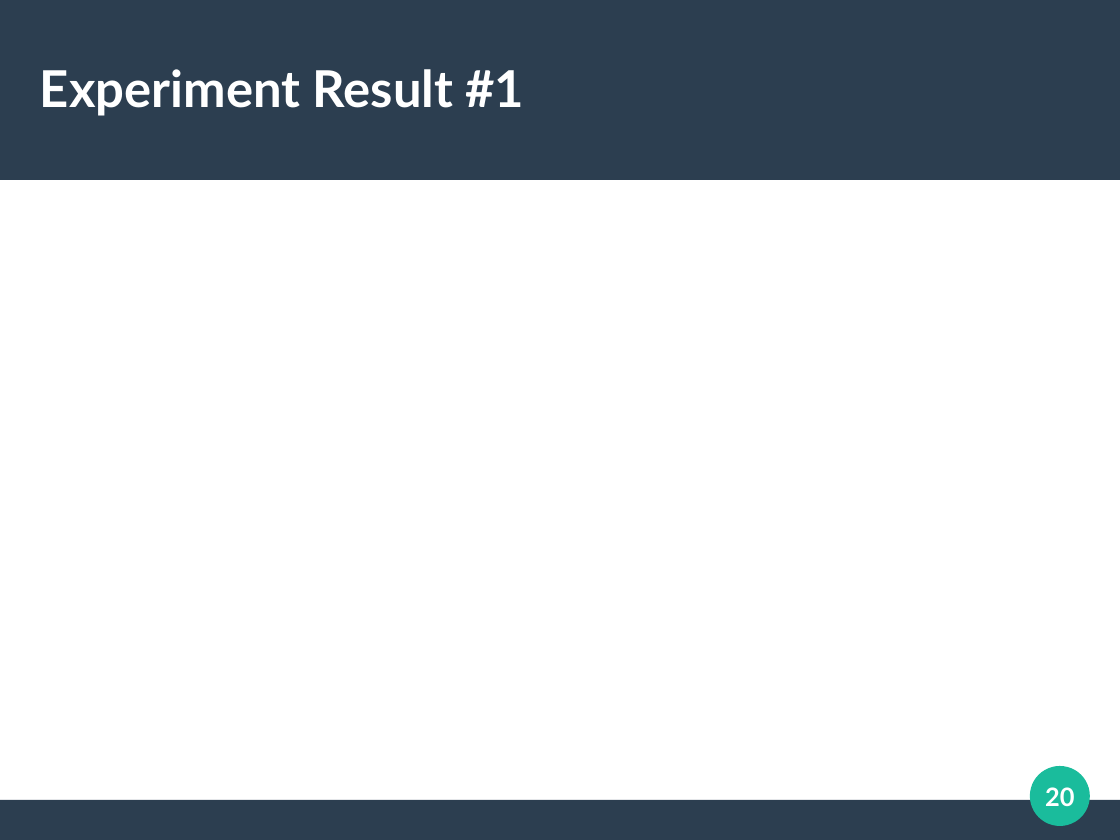
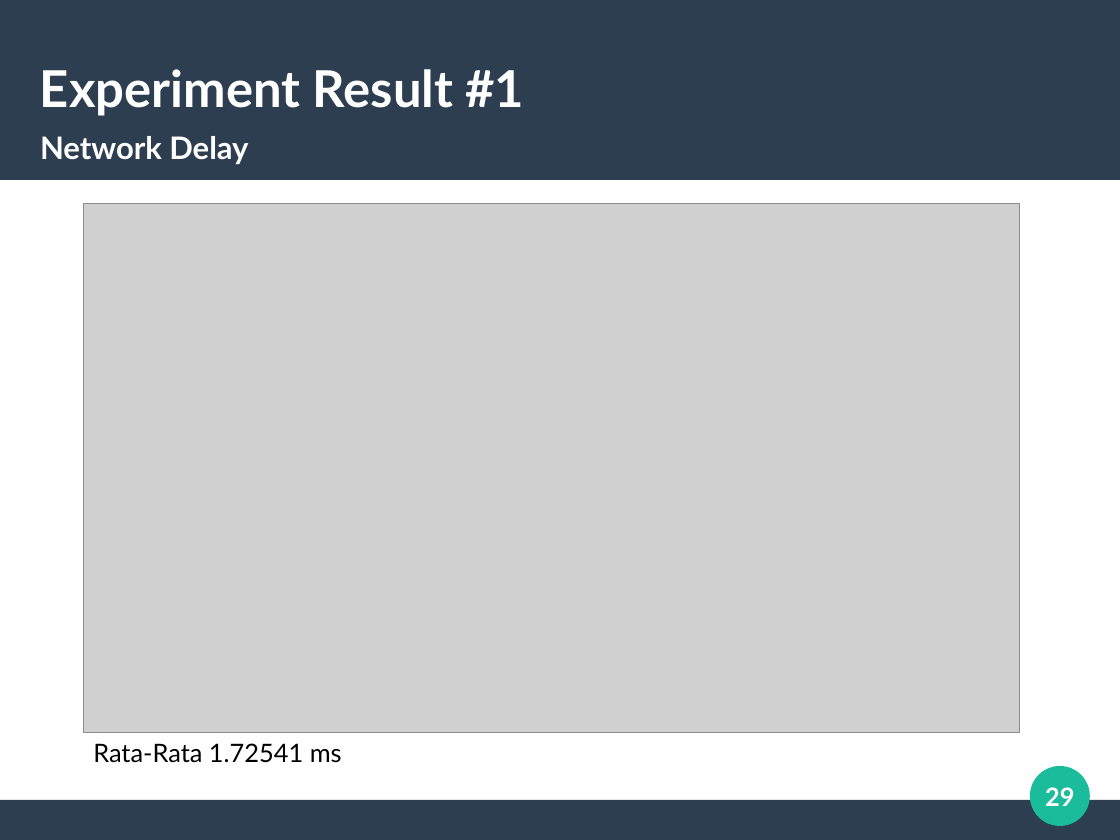
Before and after one commit to alifgiant/TA-Paper, a slide deck: slide 29 of presentation/Silde Sidang.odp (slide 20 before the commit). Drawn at 1120x840 pixels with LibreOffice and Linux fonts; fonts in the diff are those of the drawing; grey boxes stand for pictures. Boxes give left, top, right and bottom in pixels: in the first picture for what was removed or moved away, otherwise in the second. Text is boxed around its words. In the diff, an @@ line names an element or a change of style, - is before the commit and + after.

```diff
--- a/presentation/Silde Sidang.odp
+++ b/presentation/Silde Sidang.odp
@@ title added at [40, 136, 248, 164], 22 pt, text #FFFFFF, bold @@
+Network Delay
@@ picture added at [83, 204, 1020, 733] @@
@@ text added at [93, 743, 342, 763], 18 pt, text #000000 @@
+Rata-Rata 1.72541 ms
@@ page number at [1045, 787, 1074, 806]: text changed @@
-20
+29
```
Also in this commit, not shown: 10 other slides changed, 16 slides added, 8 slides removed, 6 other files.
